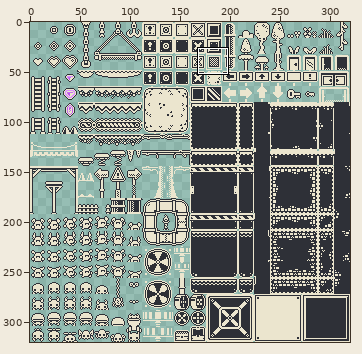
Edited in one commit: sprite sheet (assests/World tiles/maybe_inusrial_tileset.png). Above: a wide view before the commit, with the close-up outlined.
Close-up. Before the edit:
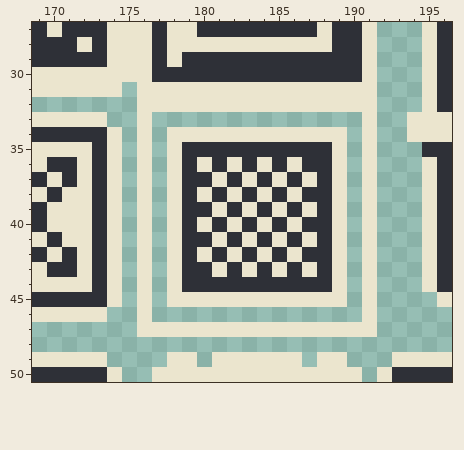
The file is 320x320 pixels. Shown: x 169..196, y 27..50.
New version:
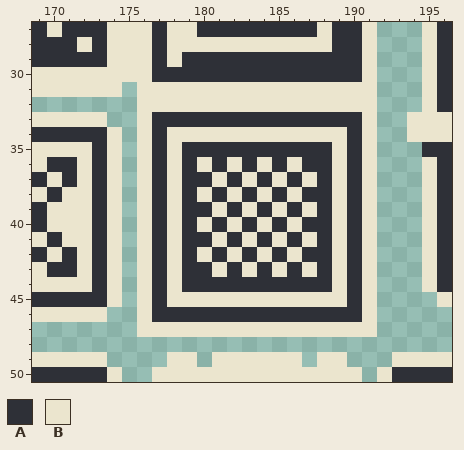
Palette (. is transparent): A #2e3037  B #ebe5ce
The exact change:
{"y":33,"x":177,"old":"..............","new":"AAAAAAAAAAAAAA"}
{"y":34,"x":177,"old":".","new":"A"}
{"y":34,"x":190,"old":".","new":"A"}
{"y":35,"x":177,"old":".","new":"A"}
{"y":35,"x":190,"old":".","new":"A"}
{"y":36,"x":177,"old":".","new":"A"}
{"y":36,"x":190,"old":".","new":"A"}
{"y":37,"x":177,"old":".","new":"A"}
{"y":37,"x":190,"old":".","new":"A"}
{"y":38,"x":177,"old":".","new":"A"}
{"y":38,"x":190,"old":".","new":"A"}
{"y":39,"x":177,"old":".","new":"A"}
{"y":39,"x":190,"old":".","new":"A"}
{"y":40,"x":177,"old":".","new":"A"}
{"y":40,"x":190,"old":".","new":"A"}
{"y":41,"x":177,"old":".","new":"A"}
{"y":41,"x":190,"old":".","new":"A"}
{"y":42,"x":177,"old":".","new":"A"}
{"y":42,"x":190,"old":".","new":"A"}
{"y":43,"x":177,"old":".","new":"A"}
{"y":43,"x":190,"old":".","new":"A"}
{"y":44,"x":177,"old":".","new":"A"}
{"y":44,"x":190,"old":".","new":"A"}
{"y":45,"x":177,"old":".","new":"A"}
{"y":45,"x":190,"old":".","new":"A"}
{"y":46,"x":177,"old":"..............","new":"AAAAAAAAAAAAAA"}
{"label":"added","picture_box":[152,112,362,322]}
